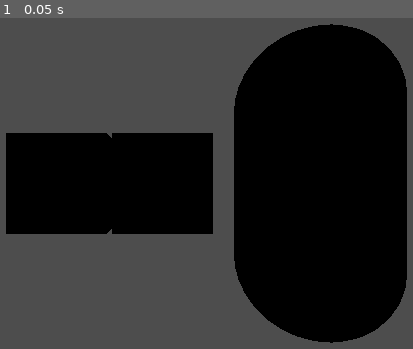
Above: before the commit, frame 1.
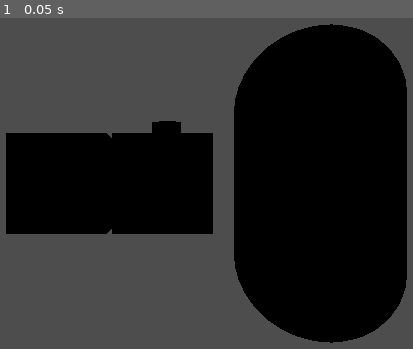
Above: after the commit, the same moment.

Repository: MlSHl/very-serious-gamejam
Game: Godot game, scene res://scenes/levels/rooftops.tscn
The game is run twice, just before and just after one commit, with the same random seed, the same clock (stepped at 60 frames per second) and the same inputs. This scene is started directly instead of the project's main scene.
Inputs:
- Up to frame 1 (0.05 s): no input

The runs differ from the first frame. In frame 1, 0.2% of the frame differs, in the area x 36-44%, y 31-35%.

Commit message:
Done with rooftops somewhat

Diff:
--- a/project.godot
+++ b/project.godot
@@ -12,7 +12,7 @@
 
 config/name="very-serious-gamejam"
 run/main_scene="uid://cyk2v526u5qxg"
-config/features=PackedStringArray("4.6", "Forward Plus")
+config/features=PackedStringArray("4.7", "Forward Plus")
 config/icon="res://icon.svg"
 
 [display]
@@ -22,7 +22,7 @@
 
 [editor_plugins]
 
-enabled=PackedStringArray("res://addons/godot-neovim/plugin.cfg")
+enabled=PackedStringArray()
 
 [input]
 
--- /dev/null
+++ b/resources/new_standard_material_3d.tres
@@ -0,0 +1,3 @@
+[gd_resource type="StandardMaterial3D" format=3 uid="uid://b6xhyyty8jngd"]
+
+[resource]
--- a/scenes/levels/rooftops.tscn
+++ b/scenes/levels/rooftops.tscn
@@ -2,6 +2,7 @@
 
 [ext_resource type="Script" uid="uid://d62w7m3nh7i7" path="res://scripts/prototyping/random_material_color.gd" id="1_8ri7y"]
 [ext_resource type="PackedScene" uid="uid://w1kve54wdliu" path="res://assets/models/hamster_wheel_v1.0.glb" id="1_apwmo"]
+[ext_resource type="PackedScene" uid="uid://b8jyycvo2bfdy" path="res://assets/models/rooftops/rooftop_try.glb" id="3_glvyl"]
 
 [sub_resource type="BoxMesh" id="BoxMesh_16ixi"]
 
@@ -25,6 +26,14 @@
 transform = Transform3D(1, 0, 0, 0, 1, 0, 0, 0, 1, -1.0590123, 0, 0)
 material = SubResource("StandardMaterial3D_8ri7y")
 
+[node name="CSGBox3D3" type="CSGBox3D" parent="Terrain" unique_id=467420402]
+transform = Transform3D(1, 0, 0, 0, 1, 0, 0, 0, 1, 0.1494391, 1.6358178, -7.307206)
+material = SubResource("StandardMaterial3D_8ri7y")
+
+[node name="CSGBox3D4" type="CSGBox3D" parent="Terrain" unique_id=420982777]
+transform = Transform3D(1, 0, 0, 0, 1, 0, 0, 0, 1, 0.2988782, 3.2716355, -14.614412)
+material = SubResource("StandardMaterial3D_8ri7y")
+
 [node name="hamster_wheel_v1_0" parent="." unique_id=1928422 instance=ExtResource("1_apwmo")]
 transform = Transform3D(1, 0, 0, 0, 1, 0, 0, 0, 1, -0.04794717, 0.6325597, -0.9259744)
 
@@ -34,3 +43,8 @@
 [node name="MeshInstance3D2" type="MeshInstance3D" parent="." unique_id=1038753700]
 transform = Transform3D(1, 0, 0, 0, 1, 0, 0, 0, 1, 0.993911, 0, 1.4470036)
 mesh = SubResource("CapsuleMesh_8ri7y")
+
+[node name="rooftop_try" parent="." unique_id=1819457401 instance=ExtResource("3_glvyl")]
+transform = Transform3D(1, 0, 0, 0, 1, 0, 0, 0, 1, -11.726902, 0, 2.8219967)
+
+[editable path="rooftop_try"]
Not shown, added: assets/models/Untitled.blend.import
Binary file added: assets/models/Untitled.glb
Not shown, added: assets/models/Untitled.glb.import
Not shown, changed: assets/models/hamster_v1.0.blend.import
Not shown, changed: assets/models/hamster_v1.0.glb.import
Not shown, changed: assets/models/hamster_wheel_v0.3.glb.import
Not shown, changed: assets/models/hamster_wheel_v1.0.blend.import
Not shown, changed: assets/models/hamster_wheel_v1.0.glb.import
Not shown, added: assets/models/rooftops.blend.import
Binary file added: assets/models/rooftops/antenna.glb
Not shown, added: assets/models/rooftops/antenna.glb.import
Binary file added: assets/models/rooftops/barrel.glb
(and 155 more such lines)
